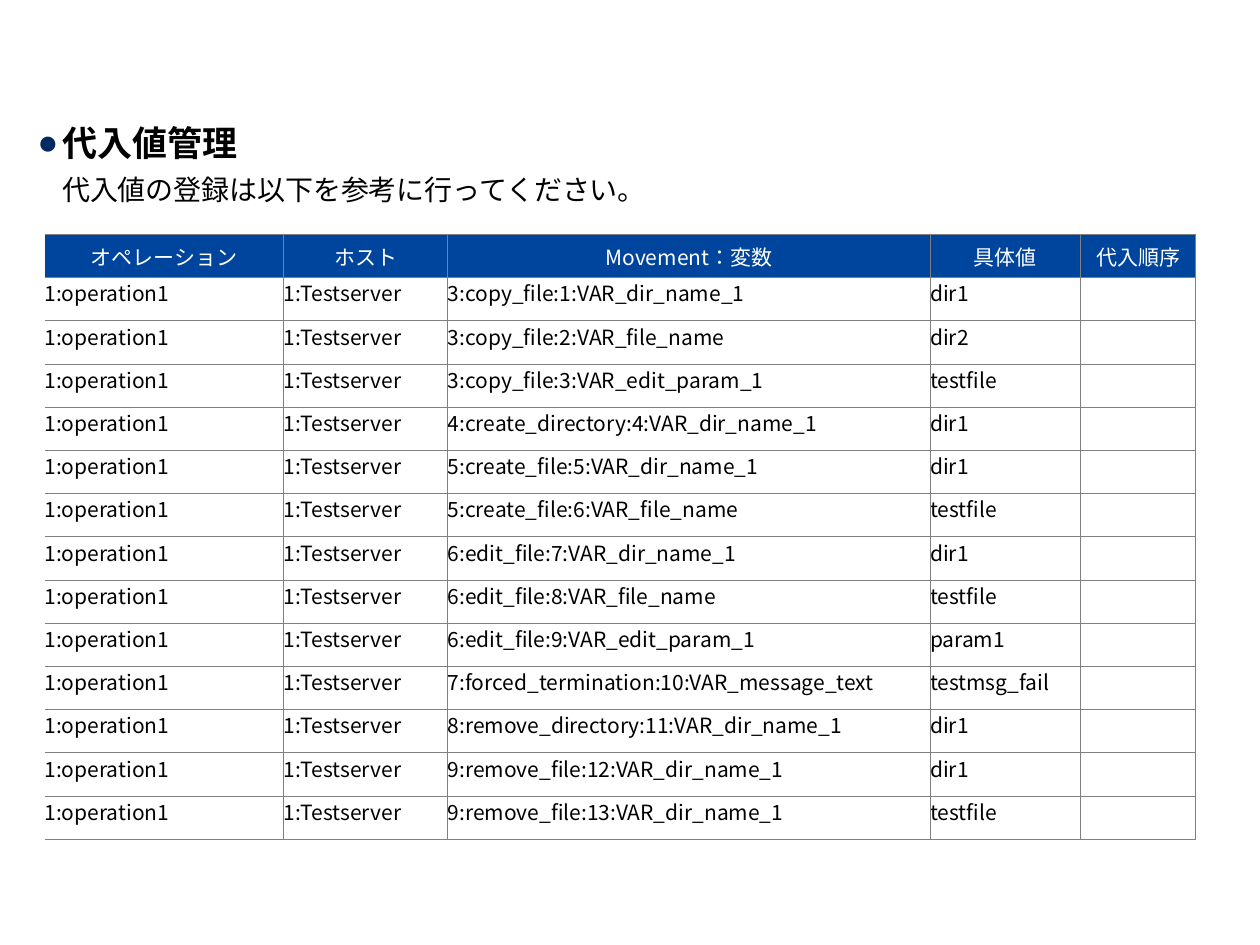
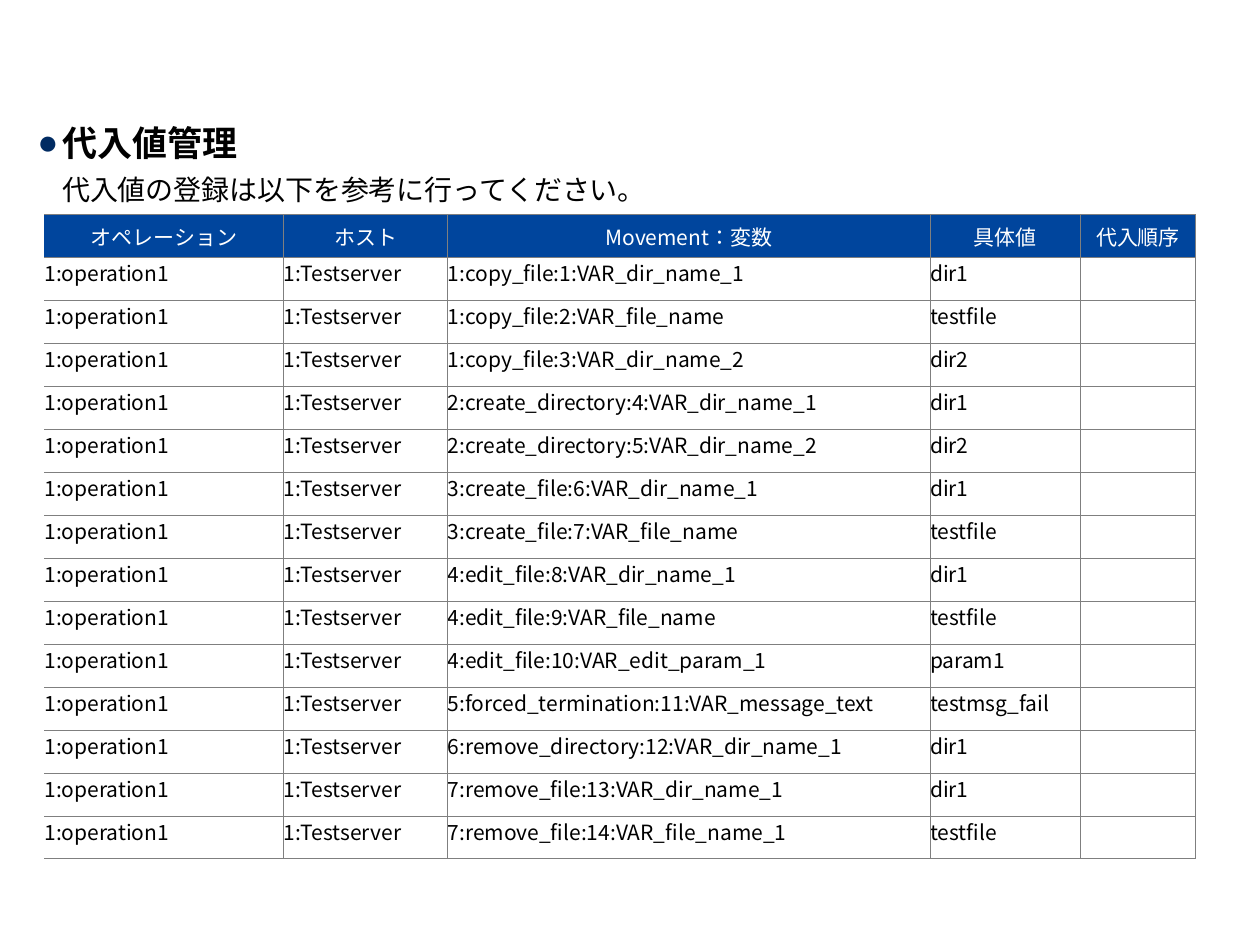
Before and after one commit to exastro-suite/it-automation-docs, a slide deck: slide 21 of asset/Learn_ja/ITA-Conductor_practice_ja.pptx. Drawn at 1260x945 pixels with LibreOffice and Linux fonts; fonts in the diff are those of the drawing; background and template pictures are left out. Boxes give left, top, right and bottom in pixels: in the first picture for what was removed or moved away, otherwise in the second. Text is boxed around its words. In the diff, an @@ line names an element or a change of style, - is before the commit and + after.

```diff
--- a/asset/Learn_ja/ITA-Conductor_practice_ja.pptx
+++ b/asset/Learn_ja/ITA-Conductor_practice_ja.pptx
@@ table at (44, 214, 1196, 859) @@
-row 2: 1:operation1 | 1:Testserver | 3:copy_file:1:VAR_dir_name_1 | dir1 | 
-row 3: 1:operation1 | 1:Testserver | 3:copy_file:2:VAR_file_name | dir2 | 
-row 4: 1:operation1 | 1:Testserver | 3:copy_file:3:VAR_edit_param_1 | testfile | 
-row 5: 1:operation1 | 1:Testserver | 4:create_directory:4:VAR_dir_name_1 | dir1 | 
-row 6: 1:operation1 | 1:Testserver | 5:create_file:5:VAR_dir_name_1 | dir1 | 
-row 7: 1:operation1 | 1:Testserver | 5:create_file:6:VAR_file_name | testfile | 
-row 8: 1:operation1 | 1:Testserver | 6:edit_file:7:VAR_dir_name_1 | dir1 | 
-row 9: 1:operation1 | 1:Testserver | 6:edit_file:8:VAR_file_name | testfile | 
-row 10: 1:operation1 | 1:Testserver | 6:edit_file:9:VAR_edit_param_1 | param1 | 
-row 11: 1:operation1 | 1:Testserver | 7:forced_termination:10:VAR_message_text | testmsg_fail | 
-row 12: 1:operation1 | 1:Testserver | 8:remove_directory:11:VAR_dir_name_1 | dir1 | 
-row 13: 1:operation1 | 1:Testserver | 9:remove_file:12:VAR_dir_name_1 | dir1 | 
-row 14: 1:operation1 | 1:Testserver | 9:remove_file:13:VAR_dir_name_1 | testfile | 
+row 2: 1:operation1 | 1:Testserver | 1:copy_file:1:VAR_dir_name_1 | dir1 | 
+row 3: 1:operation1 | 1:Testserver | 1:copy_file:2:VAR_file_name | testfile | 
+row 4: 1:operation1 | 1:Testserver | 1:copy_file:3:VAR_dir_name_2 | dir2 | 
+row 5: 1:operation1 | 1:Testserver | 2:create_directory:4:VAR_dir_name_1 | dir1 | 
+row 6: 1:operation1 | 1:Testserver | 2:create_directory:5:VAR_dir_name_2 | dir2 | 
+row 7: 1:operation1 | 1:Testserver | 3:create_file:6:VAR_dir_name_1 | dir1 | 
+row 8: 1:operation1 | 1:Testserver | 3:create_file:7:VAR_file_name | testfile | 
+row 9: 1:operation1 | 1:Testserver | 4:edit_file:8:VAR_dir_name_1 | dir1 | 
+row 10: 1:operation1 | 1:Testserver | 4:edit_file:9:VAR_file_name | testfile | 
+row 11: 1:operation1 | 1:Testserver | 4:edit_file:10:VAR_edit_param_1 | param1 | 
+row 12: 1:operation1 | 1:Testserver | 5:forced_termination:11:VAR_message_text | testmsg_fail | 
+row 13: 1:operation1 | 1:Testserver | 6:remove_directory:12:VAR_dir_name_1 | dir1 | 
+row 14: 1:operation1 | 1:Testserver | 7:remove_file:13:VAR_dir_name_1 | dir1 | 
+row 15: 1:operation1 | 1:Testserver | 7:remove_file:14:VAR_file_name_1 | testfile | 
@@ table: place and size @@
-table at (44, 234, 1196, 839)
+table at (44, 214, 1196, 859)
```
Also in this commit, not shown: 2 other slides changed, 1 other file.
